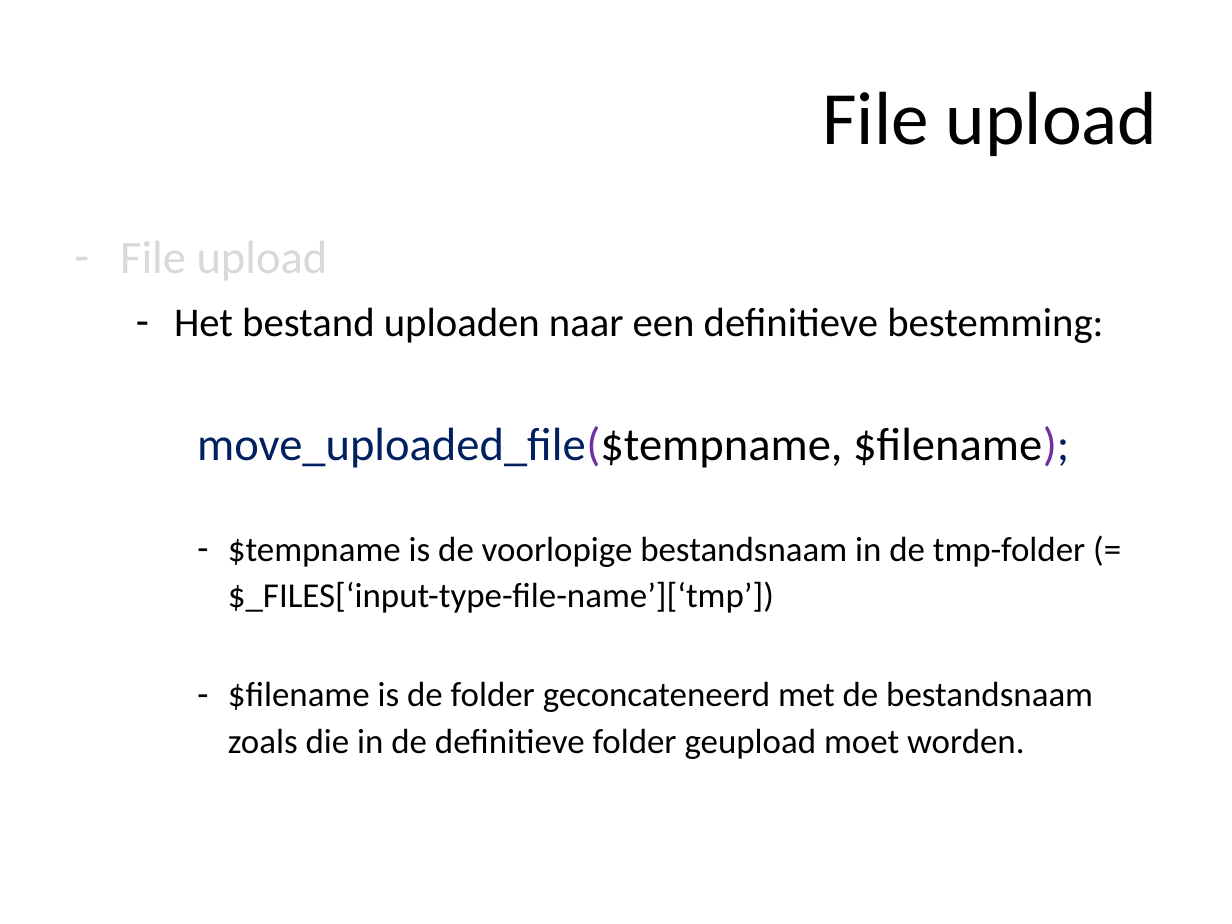
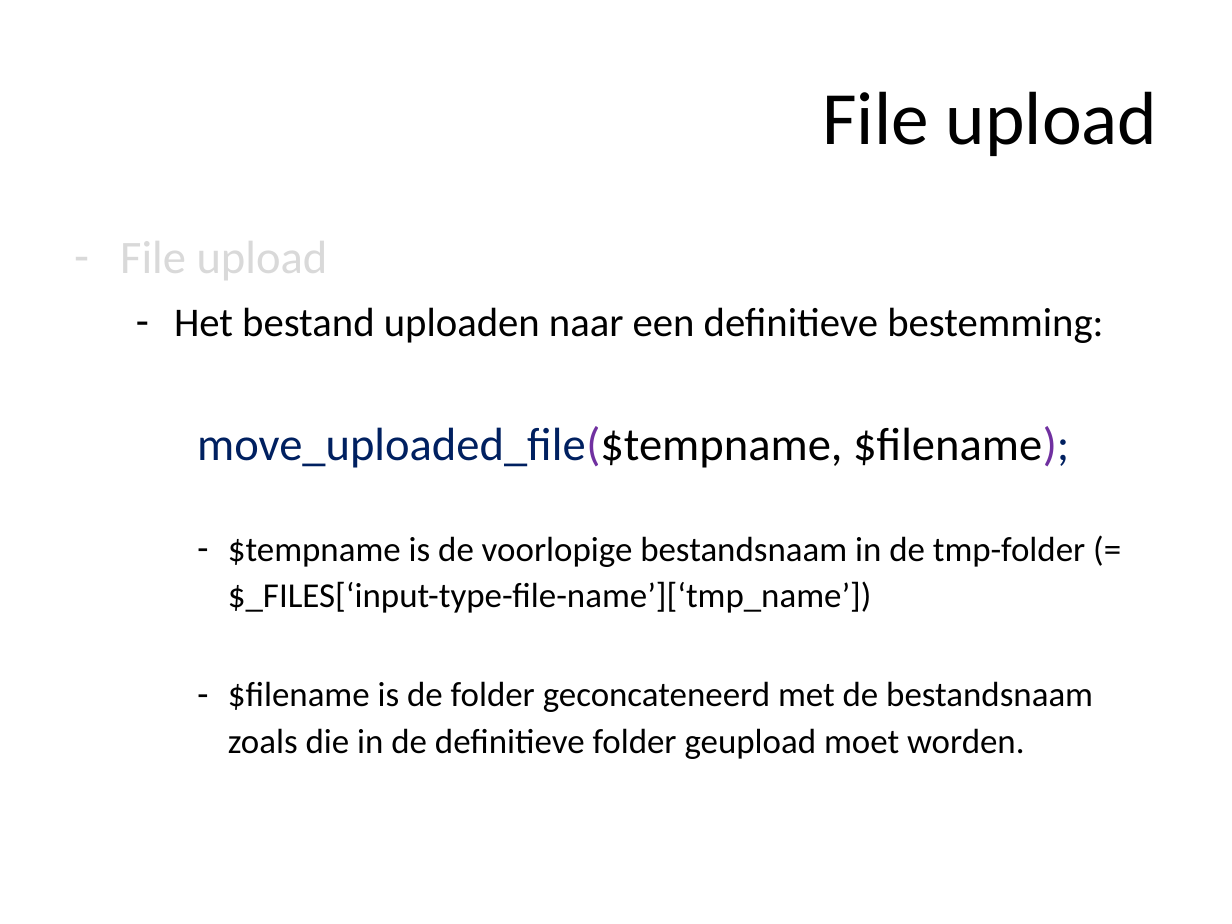
Before and after one commit to ajkea/web-backend-1, a slide deck: slide 191 of public/cursus/web-backend-cursus.pptx (slide 190 before the commit). Drawn at 1232x924 pixels with LibreOffice and Linux fonts; fonts in the diff are those of the drawing. Boxes give left, top, right and bottom in pixels: in the first picture for what was removed or moved away, otherwise in the second. Text is boxed around its words. In the diff, an @@ line names an element or a change of style, - is before the commit and + after.

```diff
--- a/public/cursus/web-backend-cursus.pptx
+++ b/public/cursus/web-backend-cursus.pptx
@@ text at <box>228,536,1085,613</box>: text changed @@
-    – $tempname is de voorlopige bestandsnaam in de tmp-folder (= $_FILES[‘input-type-file-name’][‘tmp’])
+    – $tempname is de voorlopige bestandsnaam in de tmp-folder (= $_FILES[‘input-type-file-name’][‘tmp_name’])
```
Also in this commit, not shown: 1 other slide changed, 1 slide added, 1 other file.
